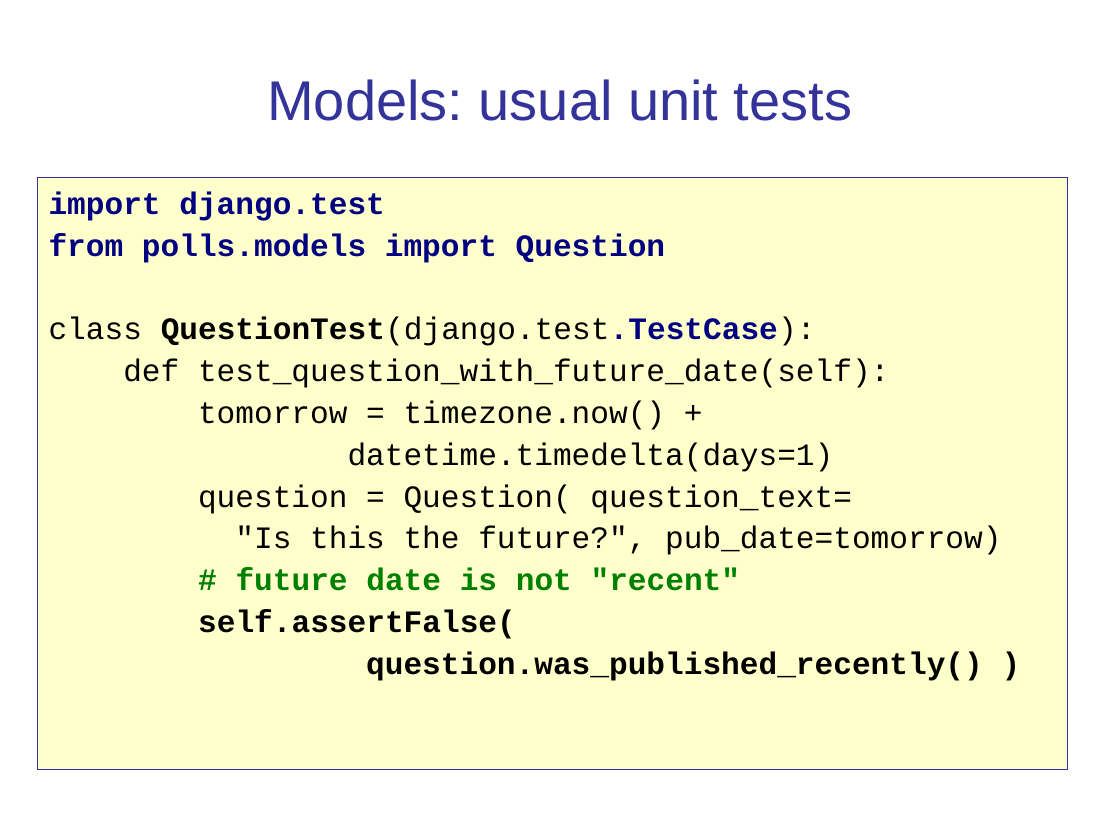
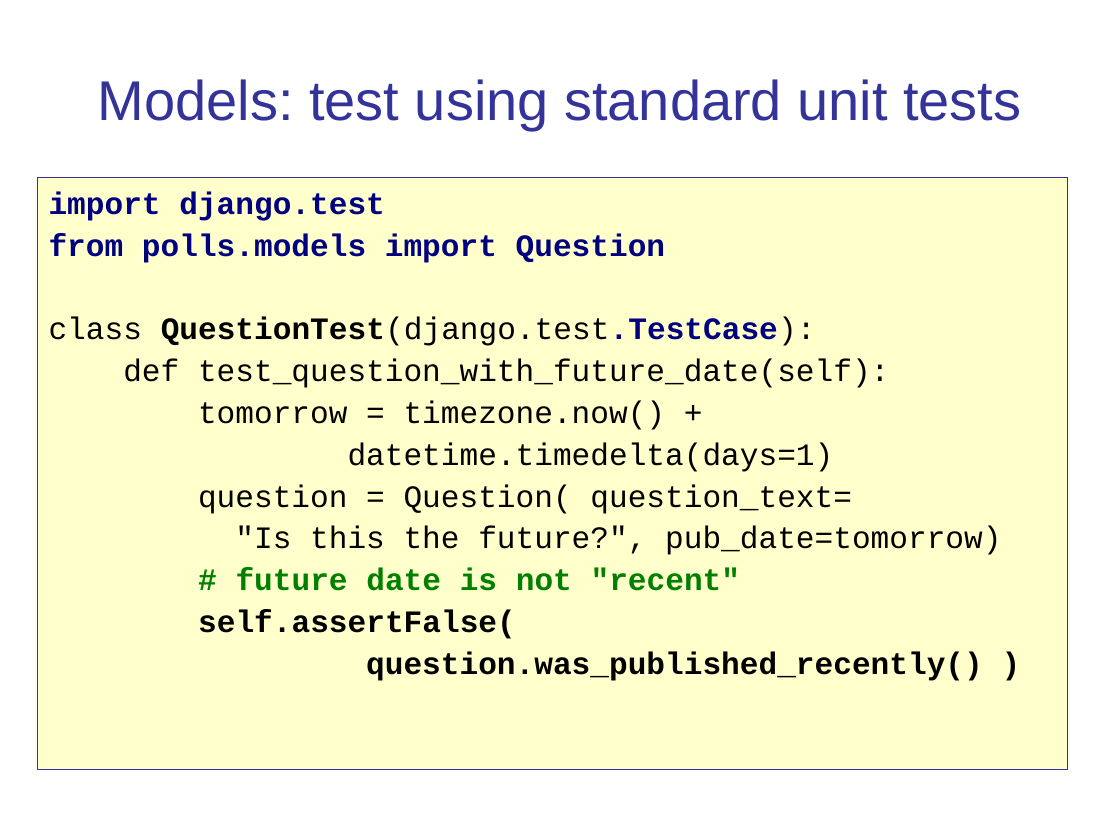
Before and after one commit to cpske/ISP, a slide deck: slide 4 of testing/WebTesting.ppt. Drawn at 1120x840 pixels with LibreOffice and Linux fonts; fonts in the diff are those of the drawing. Boxes give left, top, right and bottom in pixels: in the first picture for what was removed or moved away, otherwise in the second. Text is boxed around its words. In the diff, an @@ line names an element or a change of style, - is before the commit and + after.

```diff
--- a/testing/WebTesting.ppt
+++ b/testing/WebTesting.ppt
@@ title at box(98, 79, 1021, 130): text changed @@
-Models: usual unit tests
+Models: test using standard unit tests
```
Also in this commit, not shown: 9 other slides changed, 4 slides added, 1 other file.
